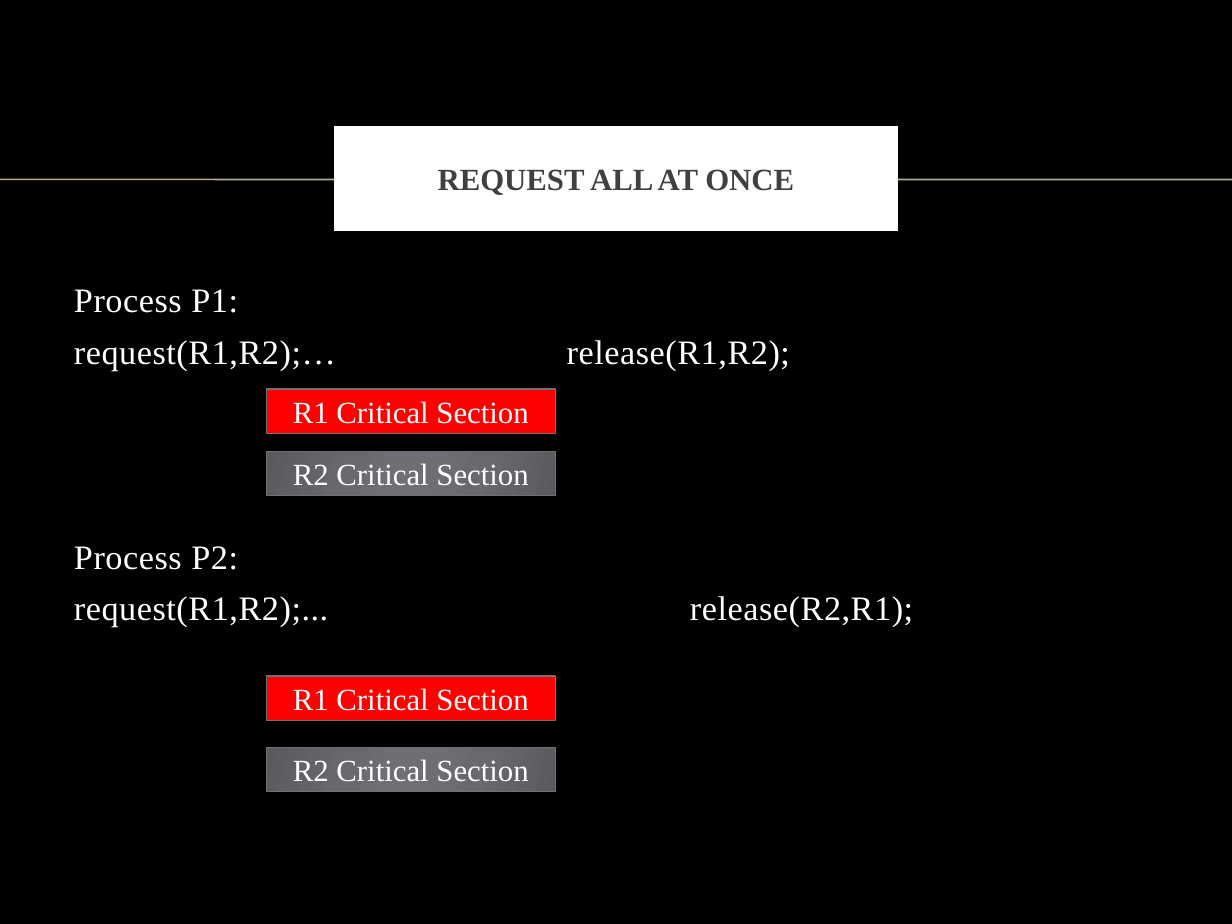
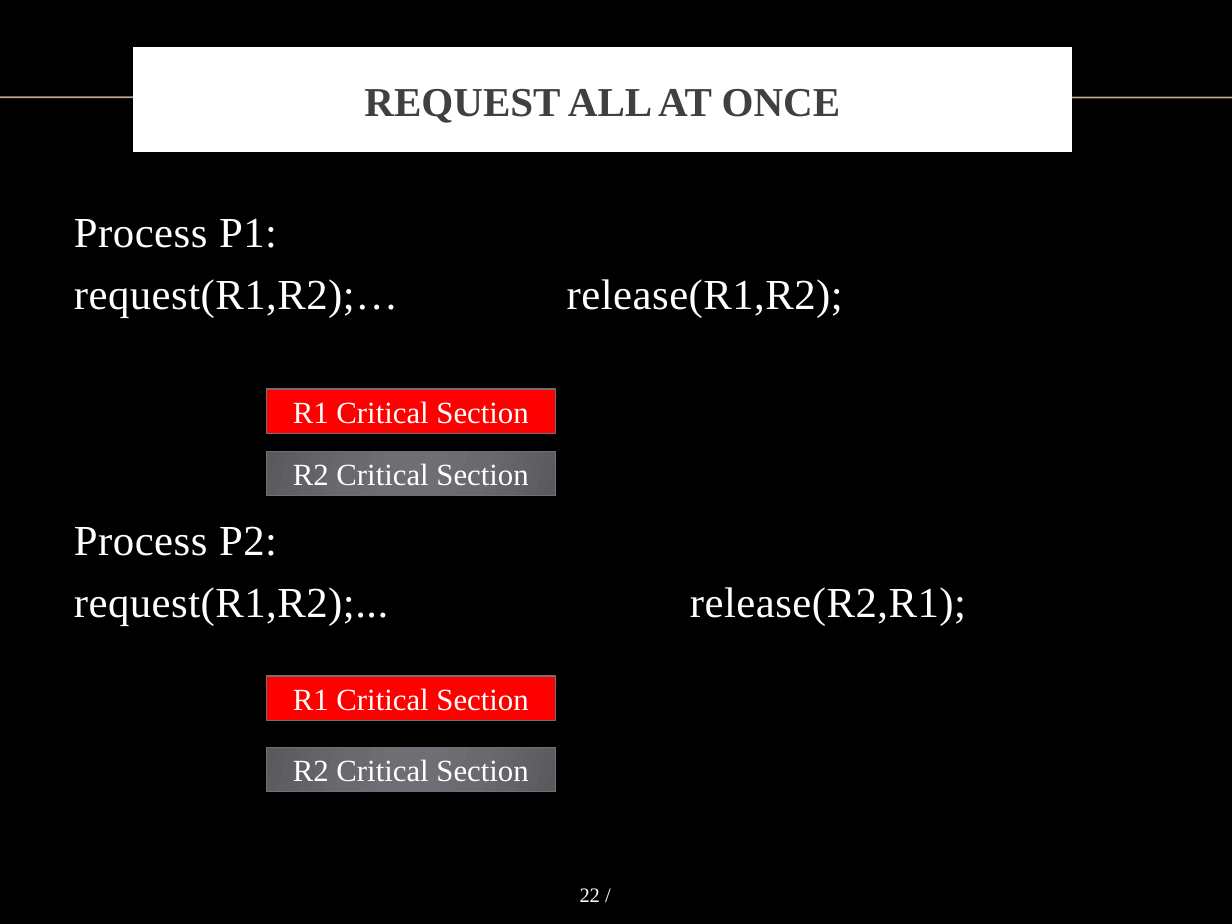
Before and after one commit to vong-srey/Paravantage, a slide deck: slide 22 of Presentation.pptx (slide 20 before the commit). Drawn at 1232x924 pixels with LibreOffice and Linux fonts; fonts in the diff are those of the drawing; background and template pictures are left out. Boxes give left, top, right and bottom in pixels: in the first picture for what was removed or moved away, otherwise in the second. Text is boxed around its words. In the diff, an @@ line names an element or a change of style, - is before the commit and + after.

```diff
--- a/Presentation.pptx
+++ b/Presentation.pptx
@@ title "REQUEST ALL AT ONCE" resized from (x1=339, y1=132, x2=893, y2=227) to (x1=138, y1=53, x2=1067, y2=148) @@
@@ title "REQUEST ALL AT ONCE" at (x1=138, y1=53, x2=1067, y2=148): size 18 to 24 pt @@
@@ line moved from (0, 180) - (1232, 180) to (0, 97) - (1232, 97) @@
@@ text "Process P1:" moved from (x1=74, y1=289, x2=913, y2=627) to (x1=74, y1=218, x2=966, y2=625) @@
@@ text "Process P1:" at (x1=74, y1=218, x2=966, y2=625): size 20 to 25 pt @@
@@ page number added at (x1=580, y1=888, x2=600, y2=902), 12 pt, text #FFFFFF @@
+22 /
```
Also in this commit, not shown: 14 other slides changed, 5 slides added, 4 slides removed.
